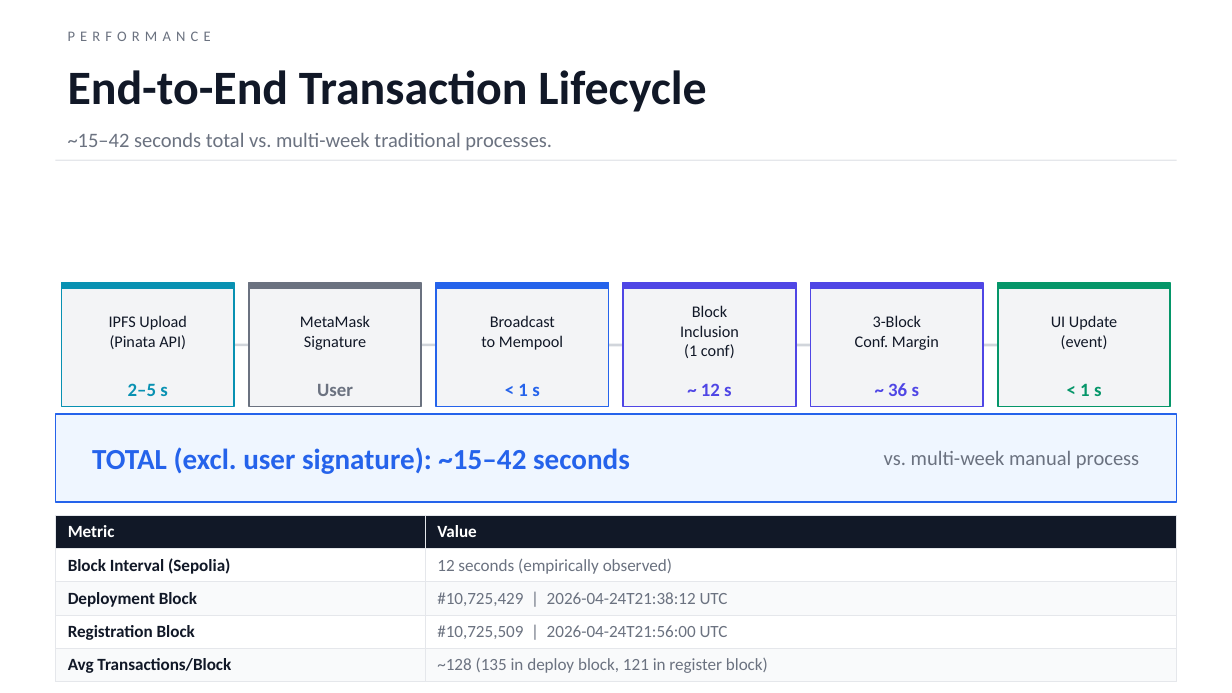
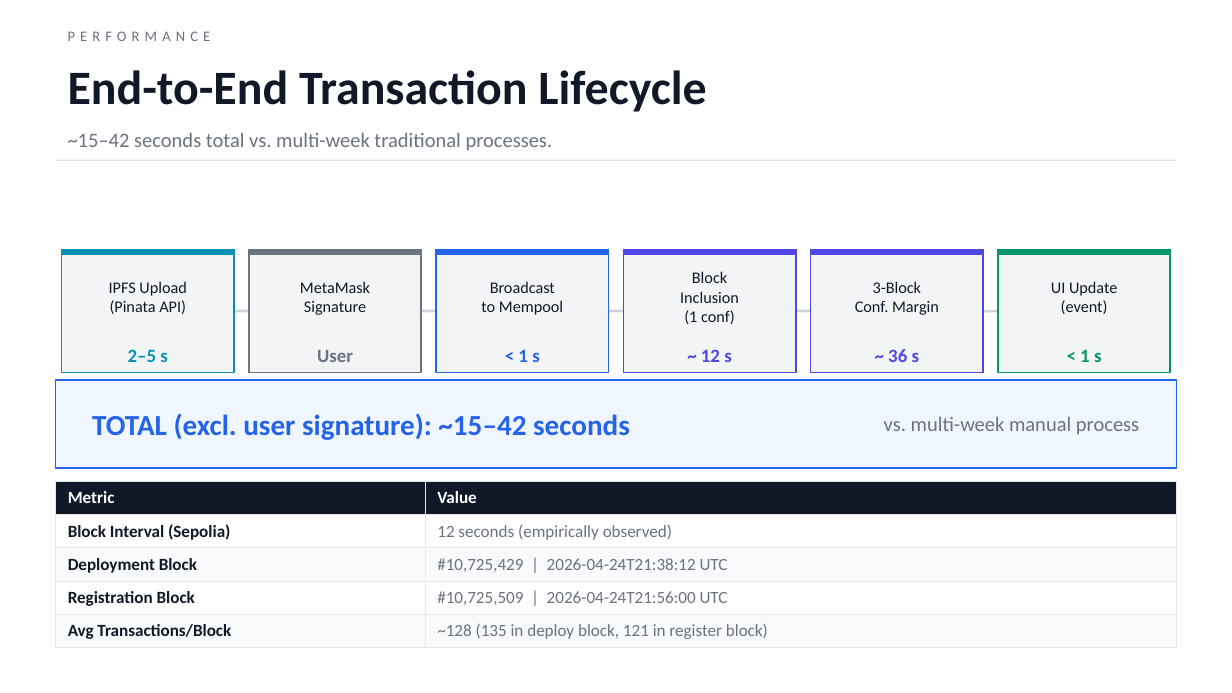
Before and after one commit to AnilabhBarua/TerraLedger, a slide deck: slide 11 of docs/TerraLedger.pptx (slide 8 before the commit). Drawn at 1232x693 pixels with LibreOffice and Linux fonts; fonts in the diff are those of the drawing. Boxes give left, top, right and bottom in pixels: in the first picture for what was removed or moved away, otherwise in the second. Text is boxed around its words. In the diff, an @@ line names an element or a change of style, - is before the commit and + after.

```diff
--- a/docs/TerraLedger.pptx
+++ b/docs/TerraLedger.pptx
@@ 14 texts, 13 rectangles, 1 line: place and size @@
-14 texts, 13 rectangles, 1 line at bbox=[55, 283, 1177, 503]
+14 texts, 13 rectangles, 1 line at bbox=[55, 249, 1177, 468]
@@ table at bbox=[55, 482, 1177, 659] @@
@@ borders changed @@
@@ table: place and size @@
-table at bbox=[55, 515, 1177, 679]
+table at bbox=[55, 482, 1177, 659]
```
Also in this commit, not shown: 4 other slides changed, 8 slides added, 2 other files.
